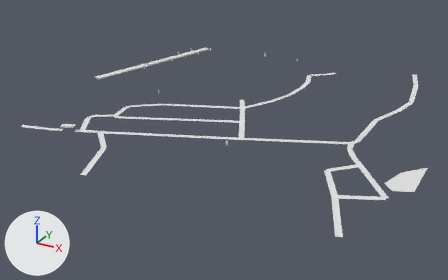
What one commit did to the glTF model white-model-six-districts/chunks/128_75_high.glb.
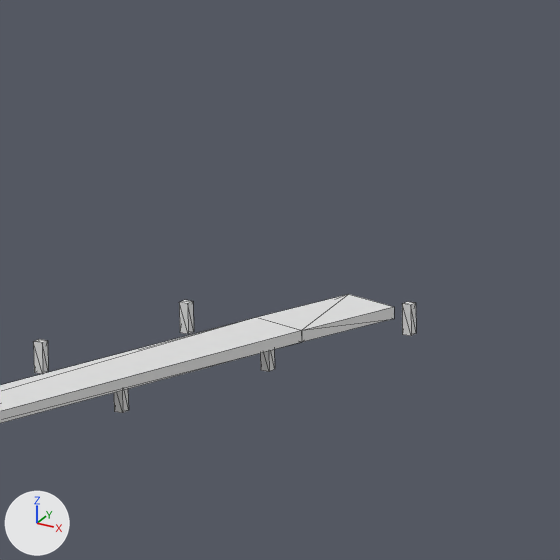
There are two pictures of each version: one whole from a 50 mm camera at (4599.0, 12538.0, 288.0) aimed at (4222.0, 13225.0, -55.0), one close up on the part from 39% to 50% of the width and 8% to 25% of the height. Lighting does not change. The marker at lower left points along +X, +Y and +Z. The older version's two pictures come first. The close-ups show mesh edges as thin lines. Materials are left out; every surface is plain grey. Vertices at exactly the same position are counted once.
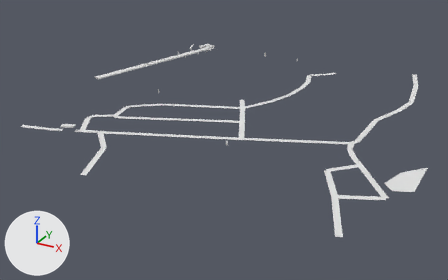
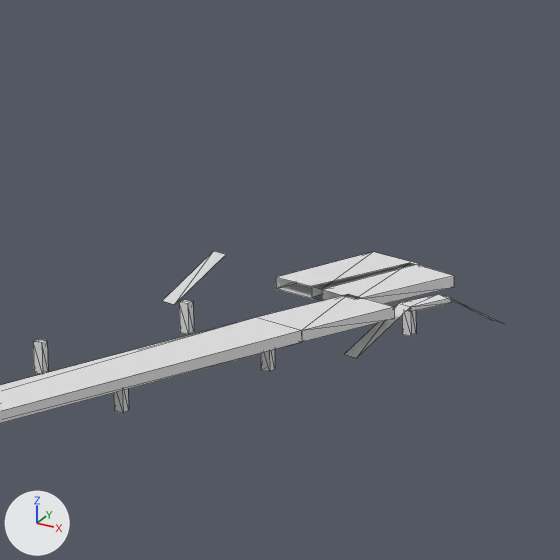
Changed parts and their boxes [x1, y1, x2, y2] in the close-ups (560 x 560 px):
```json
{"object": "Mesh_0", "change": "reshaped", "before": [0, 294, 416, 423], "after": [0, 251, 504, 423]}
{"part": 1, "of": "me_mesh_0", "change": "added", "after": [312, 263, 454, 304]}
{"part": 2, "of": "me_mesh_0", "change": "added", "after": [276, 252, 419, 301]}
{"part": 3, "of": "me_mesh_0", "change": "added", "after": [400, 294, 451, 312]}
{"part": 4, "of": "me_mesh_0", "change": "added", "after": [163, 251, 504, 358]}
```

Scene script edits in JSON lines:
```json
{"block": "me_mesh_0", "where": "# used by ob_mesh_0; location = (0.0, 0.0, 0.0)"}
{"block": "me_mesh_0", "where": "# verts and faces of me_mesh_0; kept vertices keep their numbers, new ones are numbered from 300"}
{"op": "remove", "block": "me_mesh_0", "code": "me_mesh_0.from_pydata(...)  # 300 vertices, 212 faces; spans x 3970.0..4500.0, y 12993.0..13512.0, z -20.0..-7.0"}
{"op": "add", "block": "me_mesh_0", "code": "me_mesh_0.from_pydata(...)  # 328 vertices, 232 faces; spans x 3970.0..4500.0, y 12993.0..13512.0, z -20.0..-7.0"}
{"block": "me_mesh_0", "change": "me_mesh_0 part 1: the loose piece of 8 vertices spanning x 4035.0..4051.0, y 13462.0..13484.0, z -12.0..-10.0 is copied, and the copy is moved by (-1.0, 20.0, 0.0); it spans x 4033.0..4050.0, y 13482.0..13505.0, z -12.0..-10.0"}
{"block": "me_mesh_0", "change": "me_mesh_0 part 2: the loose piece of 8 vertices spanning x 4035.0..4051.0, y 13462.0..13484.0, z -12.0..-10.0 is copied, and the copy is scaled about its middle by (-1.01, -1.11, 1), then moved by (-10.0, 23.0, 0.0); it spans x 4025.0..4041.0, y 13484.0..13508.0, z -12.0..-10.0"}
{"block": "me_mesh_0", "change": "me_mesh_0 part 3: the loose piece of 8 vertices spanning x 4035.0..4051.0, y 13462.0..13484.0, z -12.0..-10.0 is copied, and the copy is scaled about its middle by (0.334, 0.41, 0.421), then moved by (9.0, 15.0, 0.0); it spans x 4049.0..4055.0, y 13484.0..13493.0, z -12.0..-11.0"}
{"block": "me_mesh_0", "change": "me_mesh_0 part 4"}
{"op": "add", "block": "me_mesh_0", "code": "verts[300] = (4003.0, 13488.0, -17.0)  # pixel (162, 300)"}
{"op": "add", "block": "me_mesh_0", "code": "verts[301] = (4052.0, 13493.0, -11.0)  # pixel (438, 294)"}
{"op": "add", "block": "me_mesh_0", "code": "verts[302] = (4049.0, 13485.0, -11.0)  # pixel (398, 303)"}
{"op": "add", "block": "me_mesh_0", "code": "verts[303] = (4045.0, 13475.0, -17.0)  # pixel (344, 354)"}
{"op": "add", "block": "me_mesh_0", "code": "for new, old in zip([*range(304, 308)], [*range(300, 304)]): verts[new] = verts[old] + (3.0, -1.0, 0.0)"}
{"op": "add", "block": "me_mesh_0", "code": "verts[308] = (4007.0, 13498.0, -11.0)  # pixel (213, 250)"}
{"op": "add", "block": "me_mesh_0", "code": "verts[309] = (4010.0, 13498.0, -11.0)  # pixel (226, 254)"}
{"op": "add", "block": "me_mesh_0", "code": "verts[310] = (4059.0, 13502.0, -17.0)  # pixel (504, 323)"}
{"op": "add", "block": "me_mesh_0", "code": "verts[311] = (4056.0, 13504.0, -17.0)  # pixel (492, 320)"}
{"op": "add", "block": "me_mesh_0", "code": "faces += [(300, 304, 308), (304, 309, 308), (305, 310, 311), (301, 305, 311), (302, 303, 307), (302, 307, 306)]"}
{"block": "me_mesh_0", "change": "other edits to the shape of me_mesh_0 do not show in these pictures"}
```
